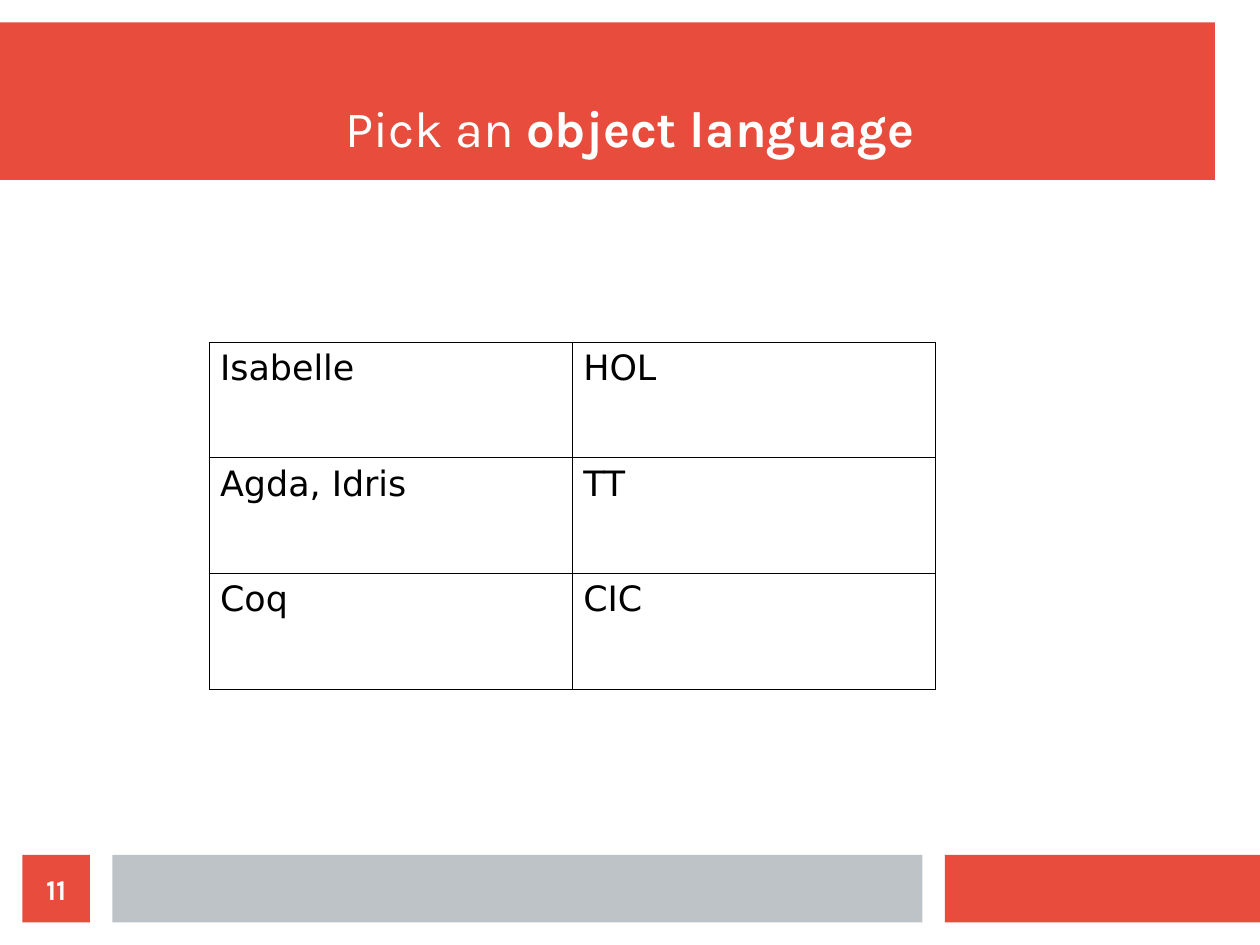
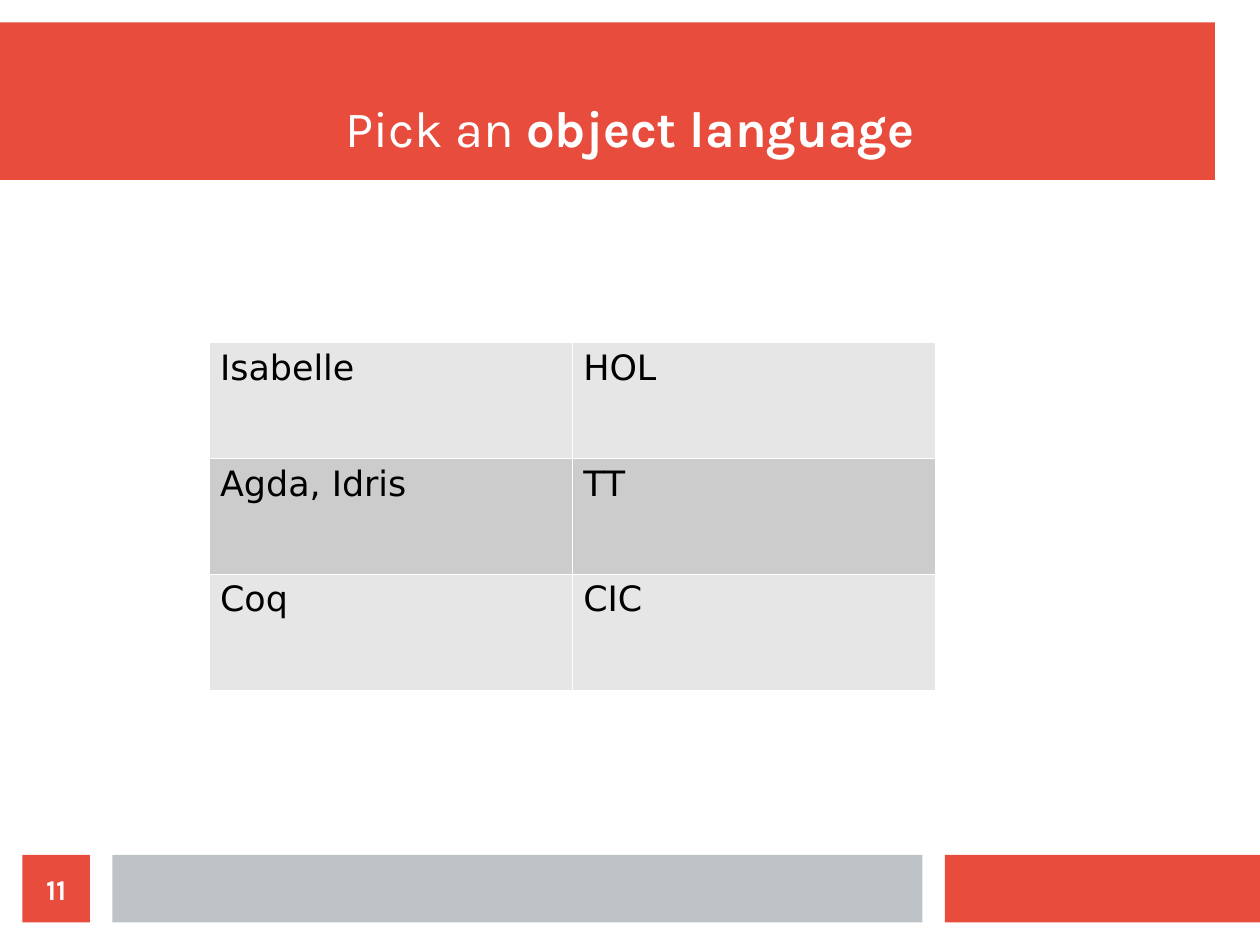
Before and after one commit to wilbowma/cur, a slide deck: slide 11 of hope-2016/slides.odp. Drawn at 1260x945 pixels with LibreOffice and Linux fonts; fonts in the diff are those of the drawing. Boxes give left, top, right and bottom in pixels: in the first picture for what was removed or moved away, otherwise in the second. Text is boxed around its words. In the diff, an @@ line names an element or a change of style, - is before the commit and + after.

```diff
--- a/hope-2016/slides.odp
+++ b/hope-2016/slides.odp
@@ table at box(209, 342, 936, 689) @@
@@ fill none to #E6E6E6 in 4 cells @@
@@ fill none to #CCCCCC in row 2 @@
@@ borders changed @@
```
Also in this commit, not shown: 7 other slides changed, 2 slides added, 1 other file.
